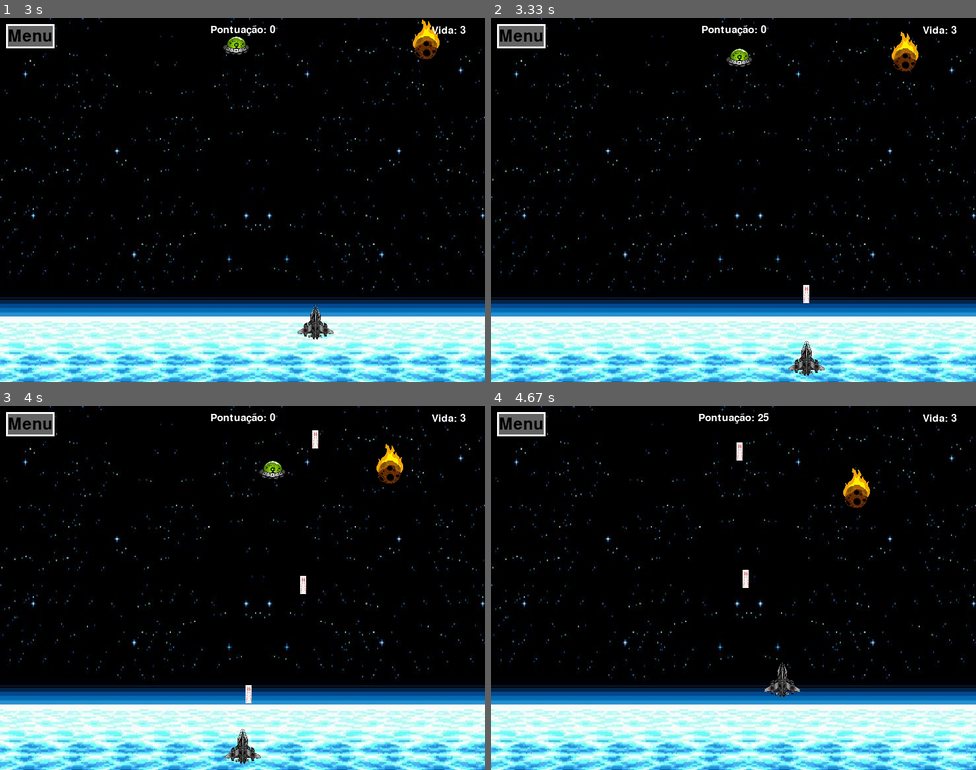
Above: before the commit, frames 1-4 (two rows, left to right).
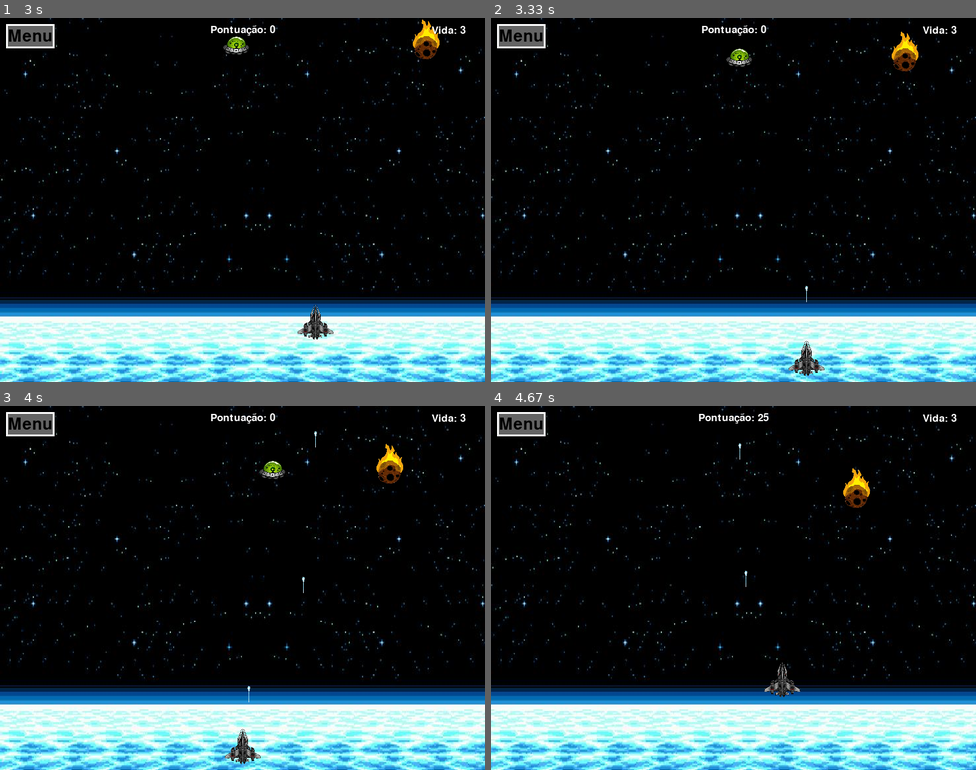
Above: after the commit, the same moments.

Repository: mylenaaraujo08/jogo-espacial-pygame
Game: pygame game, started from defensores_galacticos.py
The game is run twice, just before and just after one commit, with the same random seed, the same clock (stepped at 60 frames per second) and the same inputs.
Inputs (mouse positions are in pixels of both pictures, inside the frame that each line leads up to):
- Up to frame 1 (3 s): click (242, 200) at 0.38 s; click "Médio" at 0.72 s; hold Right 1-1.47 s; hold Up 1.5-1.8 s; hold Right 1.83-2.3 s; hold Left 2.33-2.87 s; hold Down from 2.9 s (still down)
- Up to frame 2 (3.33 s): release Down at 3.2 s; tap Space at 3.23 s
- Up to frame 3 (4 s): hold Left 3.57-3.97 s; tap Space at 3.63, 3.93 s
- Up to frame 4 (4.67 s): hold Up 4-4.37 s; tap Space at 4.07, 4.47 s; hold Right from 4.4 s (still down)

Frame 1 is identical in both runs. In frame 2, less than 0.1% of the frame differs, in the area x 64-66%, y 73-79%; in frame 3, 0.2%, in the area x 50-66%, y 6-82%; in frame 4, 0.1%.

Commit message:
commit inicial do jogo Defensores Galácticos

Diff:
--- a/defensores_galacticos.py
+++ b/defensores_galacticos.py
@@ -12,6 +12,7 @@
 tela = pygame.display.set_mode((LARGURA_TELA, ALTURA_TELA))
 pygame.display.set_caption("Defensores Galácticos")
 
+# --- CORES ---
 BRANCO = (255, 255, 255)
 PRETO = (0, 0, 0)
 VERMELHO = (255, 0, 0)
@@ -20,15 +21,23 @@
 VERDE = (0, 200, 0)
 LARANJA = (255, 165, 0)
 
+# --- CONSTANTES DO JOGO ---
 PERCENTUAL_PONTOS_FINAL = 0.80
 CHANCE_SPAWN_FINAL = 0.25
-
+MAX_VIDAS = 5
+INTERVALO_FIXO_SPAWN_CORACAO = 15000 # Coração aparece a cada 15 segundos.
+
+# --- CARREGAMENTO DE RECURSOS ---
 try:
     nave_img = pygame.image.load('images/nave.png').convert_alpha()
     ovni_img = pygame.image.load('images/ovni.png').convert_alpha()
     asteroide_img = pygame.image.load('images/asteroides.png').convert_alpha()
     laser_img = pygame.image.load('images/laser.png').convert_alpha()
     fundo_espaco_img = pygame.image.load('images/fundo_espaco.png').convert()
+    coracao_img = pygame.image.load('images/coracao.png').convert_alpha()
+
+    som_vida_extra = pygame.mixer.Sound('sounds/vida_extra.mp3')
+    som_vitoria = pygame.mixer.Sound('sounds/vitoria.mp3')
     som_tiro = pygame.mixer.Sound('sounds/laser.mp3')
     som_explosao_inimigo = pygame.mixer.Sound('sounds/explosao.mp3')
     som_dano_nave = pygame.mixer.Sound('sounds/explosao.mp3')
@@ -38,17 +47,21 @@
     pygame.quit()
     exit()
 
+# --- REDIMENSIONAMENTO DE IMAGENS ---
 nave_img = pygame.transform.scale(nave_img, (60, 60))
 laser_img = pygame.transform.scale(laser_img, (10, 30))
 ovni_img = pygame.transform.scale(ovni_img, (84, 60))
 fundo_espaco_img = pygame.transform.scale(fundo_espaco_img, (LARGURA_TELA, ALTURA_TELA))
-
+coracao_img = pygame.transform.scale(coracao_img, (40, 40))
+
+# --- CONFIGURAÇÕES DE NÍVEIS ---
 NIVEIS = {
     1: {"nome": "Fácil", "velocidade_inimigo": 0.4, "intervalo_spawn": 9000, "aumento_spawn": 3, "aumento_velocidade": 0.00001, "pontos_para_vencer": 250},
     2: {"nome": "Médio", "velocidade_inimigo": 0.5, "intervalo_spawn": 9000, "aumento_spawn": 3, "aumento_velocidade": 0.00002, "pontos_para_vencer": 300},
     3: {"nome": "Difícil", "velocidade_inimigo": 0.9, "intervalo_spawn": 7000, "aumento_spawn": 5, "aumento_velocidade": 0.00005, "pontos_para_vencer": 300},
 }
 
+# --- ESTADOS DO JOGO ---
 ESTADO_TELA_INICIAL, ESTADO_TELA_INSTRUCOES, ESTADO_ESCOLHA_NIVEL = 0, 1, 2
 ESTADO_JOGANDO, ESTADO_PAUSADO, ESTADO_GAME_OVER, ESTADO_VITORIA = 3, 4, 5, 6
 
@@ -72,6 +85,7 @@
     text_rect = text_surface.get_rect(center=(x, y))
     surf.blit(text_surface, text_rect)
 
+# --- CLASSES DO JOGO ---
 class Nave(pygame.sprite.Sprite):
     def __init__(self):
         super().__init__()
@@ -129,6 +143,22 @@
         if self.rect.left < 0 or self.rect.right > LARGURA_TELA:
             self.velocidade_x *= -1
 
+class Coracao(pygame.sprite.Sprite):
+    def __init__(self):
+        super().__init__()
+        self.image = coracao_img
+        self.rect = self.image.get_rect(
+            x=random.randrange(LARGURA_TELA - self.image.get_width()),
+            y=random.randrange(-200, -150)
+        )
+        self.velocidade_y = 2
+
+    def update(self):
+        self.rect.y += self.velocidade_y
+        if self.rect.top > ALTURA_TELA:
+            self.kill()
+
+# --- FUNÇÕES DO JOGO ---
 def spawn_inimigo():
     if len(asteroides_grupo) + len(ovnis_grupo) < 10:
         if random.random() > 0.5:
@@ -139,35 +169,60 @@
             ovnis_grupo.add(inimigo)
         todos_sprites.add(inimigo)
 
+def spawn_coracao():
+    coracao = Coracao()
+    todos_sprites.add(coracao)
+    coracoes_grupo.add(coracao)
+
 def reiniciar_jogo():
-    global pontuacao, som_tocado_game_over, jogador, modo_final_ativado
+    global pontuacao, som_tocado_game_over, som_tocado_vitoria, jogador, modo_final_ativado, last_spawn_time, last_spawn_time_coracao
     pontuacao = 0
     som_tocado_game_over = False
+    som_tocado_vitoria = False
     modo_final_ativado = False
+
     todos_sprites.empty()
     lasers.empty()
     asteroides_grupo.empty()
     ovnis_grupo.empty()
+    coracoes_grupo.empty()
+
     jogador = Nave()
     todos_sprites.add(jogador)
+
+    now = pygame.time.get_ticks()
+    last_spawn_time = now
+    last_spawn_time_coracao = now
+
     for _ in range(2):
         spawn_inimigo()
 
+# --- INICIALIZAÇÃO DE VARIÁVEIS ---
 fonte_botao = pygame.font.Font(None, 40)
 pontuacao = 0
 som_tocado_game_over = False
+som_tocado_vitoria = False
 modo_final_ativado = False
+
 todos_sprites = pygame.sprite.Group()
 lasers = pygame.sprite.Group()
 asteroides_grupo = pygame.sprite.Group()
 ovnis_grupo = pygame.sprite.Group()
+coracoes_grupo = pygame.sprite.Group()
 jogador = None
+
 clock = pygame.time.Clock()
 rodando = True
 
-intervalo_spawn_inimigos, last_spawn_time, velocidade_aumento_spawn = 5000, 0, 10
+# Temporizadores de Spawn
+intervalo_spawn_inimigos, velocidade_aumento_spawn = 5000, 10
+last_spawn_time = 0
+last_spawn_time_coracao = 0
+
+# Variáveis de Nível
 velocidade_inimigo_atual, aumento_velocidade_inimigo = 0.2, 0.00005
 
+# --- LOOP PRINCIPAL DO JOGO ---
 while rodando:
     clock.tick(60)
     mouse_pos = pygame.mouse.get_pos()
@@ -210,11 +265,10 @@
         pos_x = LARGURA_TELA//2 - largura_btn//2
 
         def iniciar_nivel(nivel):
-            global nivel_selecionado, estado_jogo, intervalo_spawn_inimigos, last_spawn_time, velocidade_inimigo_atual, aumento_velocidade_inimigo, velocidade_aumento_spawn
+            global nivel_selecionado, estado_jogo, intervalo_spawn_inimigos, velocidade_inimigo_atual, aumento_velocidade_inimigo, velocidade_aumento_spawn
             nivel_selecionado = nivel
             config = NIVEIS[nivel_selecionado]
             intervalo_spawn_inimigos = config["intervalo_spawn"]
-            last_spawn_time = pygame.time.get_ticks()
             velocidade_inimigo_atual = config["velocidade_inimigo"]
             aumento_velocidade_inimigo = config["aumento_velocidade"]
             velocidade_aumento_spawn = config["aumento_spawn"]
@@ -236,15 +290,23 @@
                 modo_final_ativado = True
 
             now = pygame.time.get_ticks()
+
+            # Temporizador para spawn de inimigos
             if now - last_spawn_time > intervalo_spawn_inimigos:
                 last_spawn_time = now
-
                 if not modo_final_ativado:
                     spawn_inimigo()
                 else:
                     if random.random() < CHANCE_SPAWN_FINAL:
                         spawn_inimigo()
 
+            # Lógica de spawn do coração com temporizador fixo
+            if nivel_selecionado in [2, 3] and jogador.vida < MAX_VIDAS:
+                if now - last_spawn_time_coracao > INTERVALO_FIXO_SPAWN_CORACAO:
+                    last_spawn_time_coracao = now
+                    spawn_coracao()
+
+            # --- VERIFICAÇÃO DE COLISÕES ---
             for grupo_inimigo in [asteroides_grupo, ovnis_grupo]:
                 colisoes_tiros = pygame.sprite.groupcollide(lasers, grupo_inimigo, True, True)
                 for inimigo in colisoes_tiros.values():
@@ -258,21 +320,29 @@
                 som_dano_nave.play()
                 spawn_inimigo()
 
+            colisoes_coracao = pygame.sprite.spritecollide(jogador, coracoes_grupo, True)
+            if colisoes_coracao:
+                if jogador.vida < MAX_VIDAS:
+                    jogador.vida += 1
+                    som_vida_extra.play()
+
             for inimigo in list(asteroides_grupo) + list(ovnis_grupo):
                 if inimigo.rect.top > ALTURA_TELA:
                     jogador.vida -= 1
                     som_dano_nave.play()
                     inimigo.kill()
 
+            # --- VERIFICAÇÃO DE ESTADO DO JOGO ---
             if jogador.vida <= 0 and estado_jogo == ESTADO_JOGANDO:
                 estado_jogo = ESTADO_GAME_OVER
                 if not som_tocado_game_over:
                     som_game_over.play()
                     som_tocado_game_over = True
 
-            if pontuacao >= pontos_vitoria:
+            elif pontuacao >= pontos_vitoria:
                 estado_jogo = ESTADO_VITORIA
 
+            # --- DESENHO NA TELA ---
             todos_sprites.draw(tela)
             show_text(tela, f"Pontuação: {pontuacao}", 25, LARGURA_TELA // 2, 20)
             show_text(tela, f"Vida: {jogador.vida}", 25, LARGURA_TELA - 60, 20)
@@ -293,6 +363,11 @@
             if desenhar_botao("Menu Inicial", LARGURA_TELA//2 - 100, ALTURA_TELA//2 + 100, 200, 60, CINZA, PRETO, fonte_botao, mouse_pos, clique_mouse): estado_jogo = ESTADO_TELA_INICIAL
 
         elif estado_jogo == ESTADO_VITORIA:
+            if not som_tocado_vitoria:
+                pygame.mixer.stop()
+                som_vitoria.play()
+                som_tocado_vitoria = True
+
             show_text(tela, "VOCÊ VENCEU!", 74, LARGURA_TELA // 2, ALTURA_TELA // 2 - 50, VERDE)
             show_text(tela, f"Pontuação Final: {pontuacao}", 30, LARGURA_TELA // 2, ALTURA_TELA // 2 + 10)
             if desenhar_botao("Jogar de Novo", LARGURA_TELA//2 - 125, ALTURA_TELA//2 + 60, 250, 60, VERDE, PRETO, fonte_botao, mouse_pos, clique_mouse): iniciar_nivel(nivel_selecionado)
Binary file added: images/coracao.png
Binary file changed: images/laser.png
Not shown, added: sounds/vida_extra.mp3
Not shown, added: sounds/vitoria.mp3
